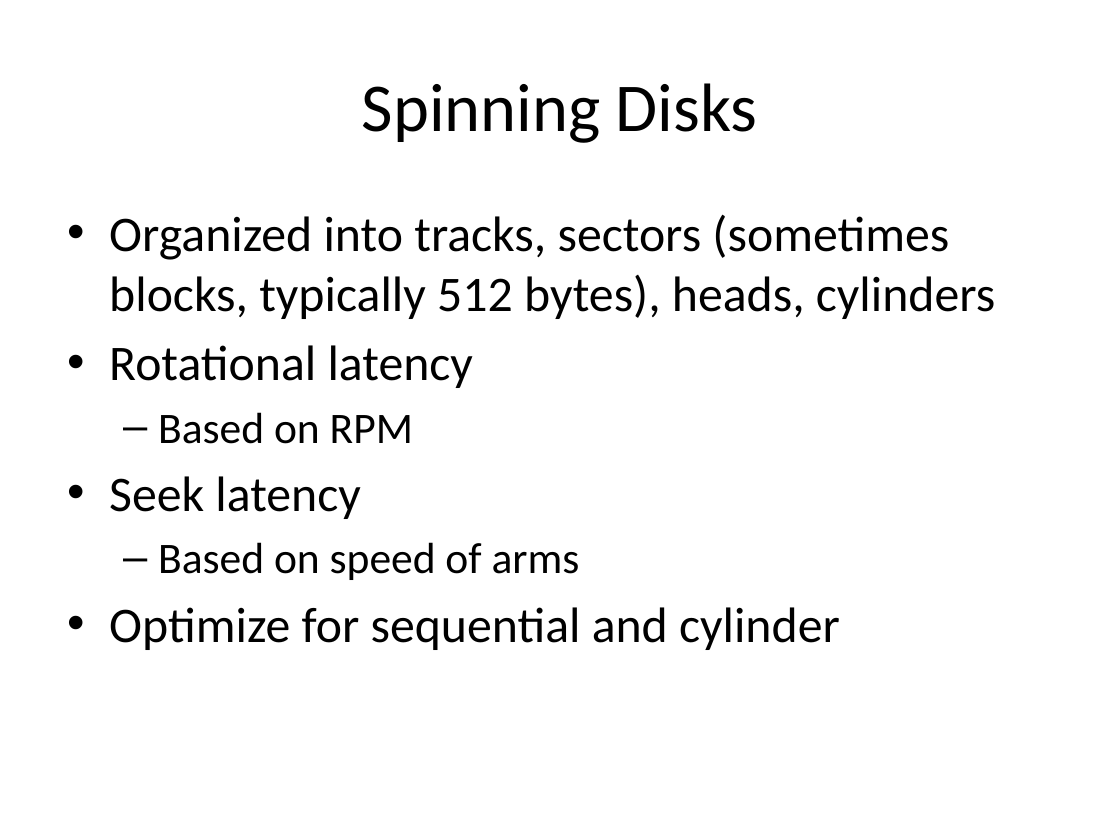
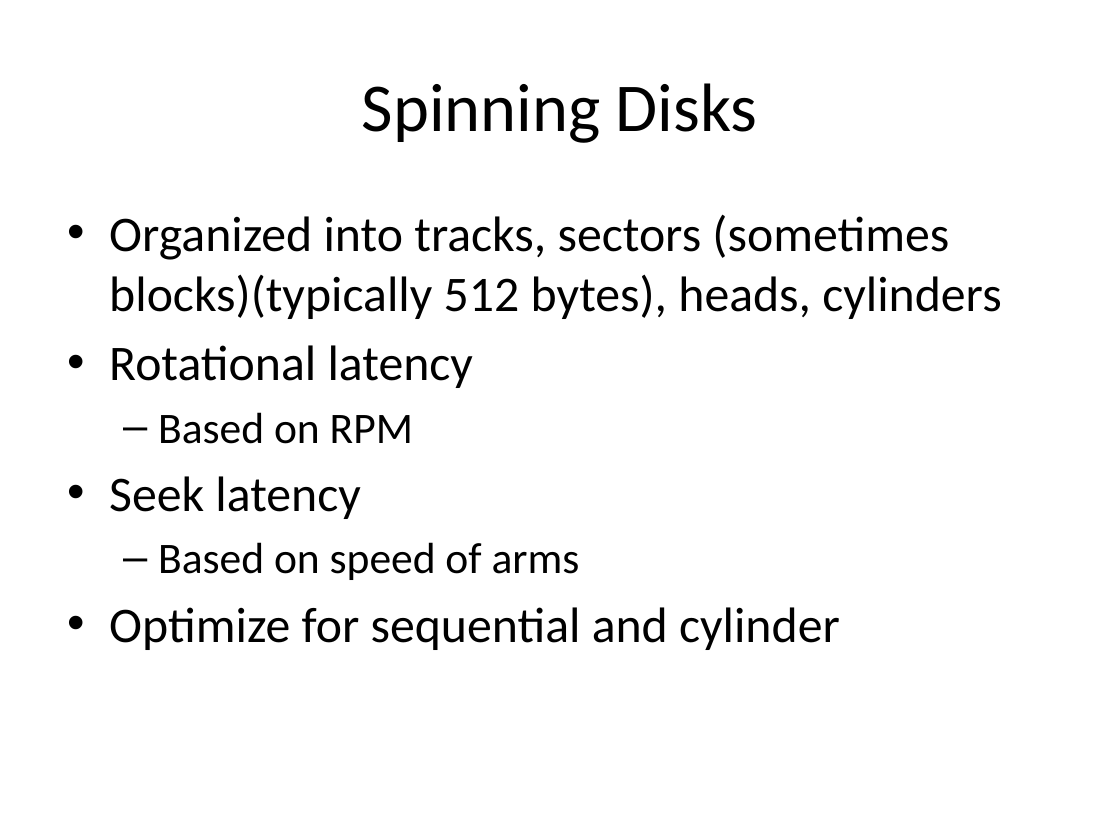
Before and after one commit to ivogeorg/cs1030, a slide deck: slide 10 of slides-steve/Chapter 04.pptx. Drawn at 1120x840 pixels with LibreOffice and Linux fonts; fonts in the diff are those of the drawing; background and template pictures are left out. Boxes give left, top, right and bottom in pixels: in the first picture for what was removed or moved away, otherwise in the second. Text is boxed around its words. In the diff, an @@ line names an element or a change of style, - is before the commit and + after.

```diff
--- a/slides-steve/Chapter 04.pptx
+++ b/slides-steve/Chapter 04.pptx
@@ text at bbox=[109, 214, 1001, 319]: text changed @@
-• Organized into tracks, sectors (sometimes blocks, typically 512 bytes), heads, cylinders
+• Organized into tracks, sectors (sometimes blocks)(typically 512 bytes), heads, cylinders
```
Also in this commit, not shown: 14 other slides changed, 1 other file.
